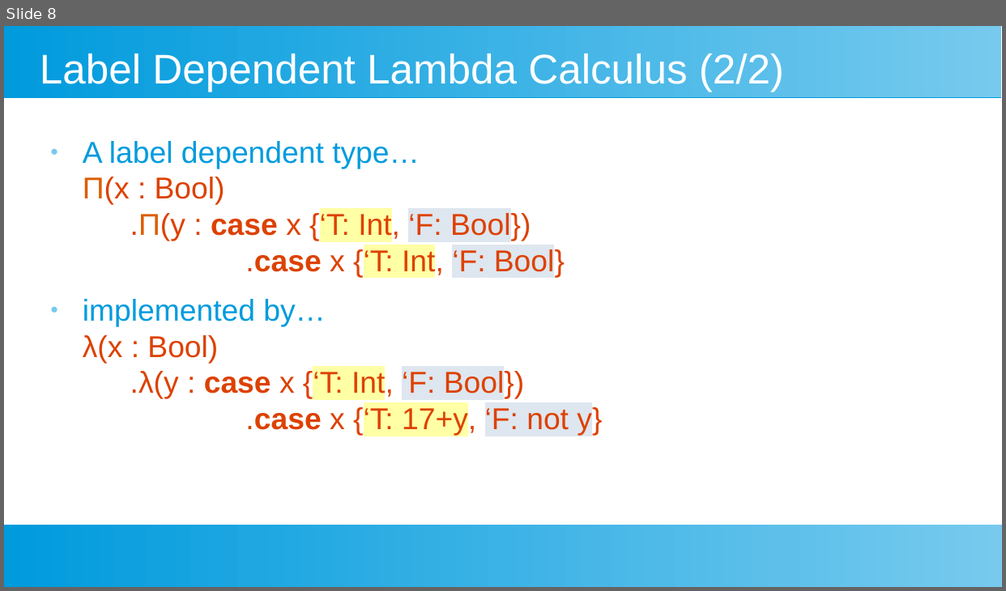
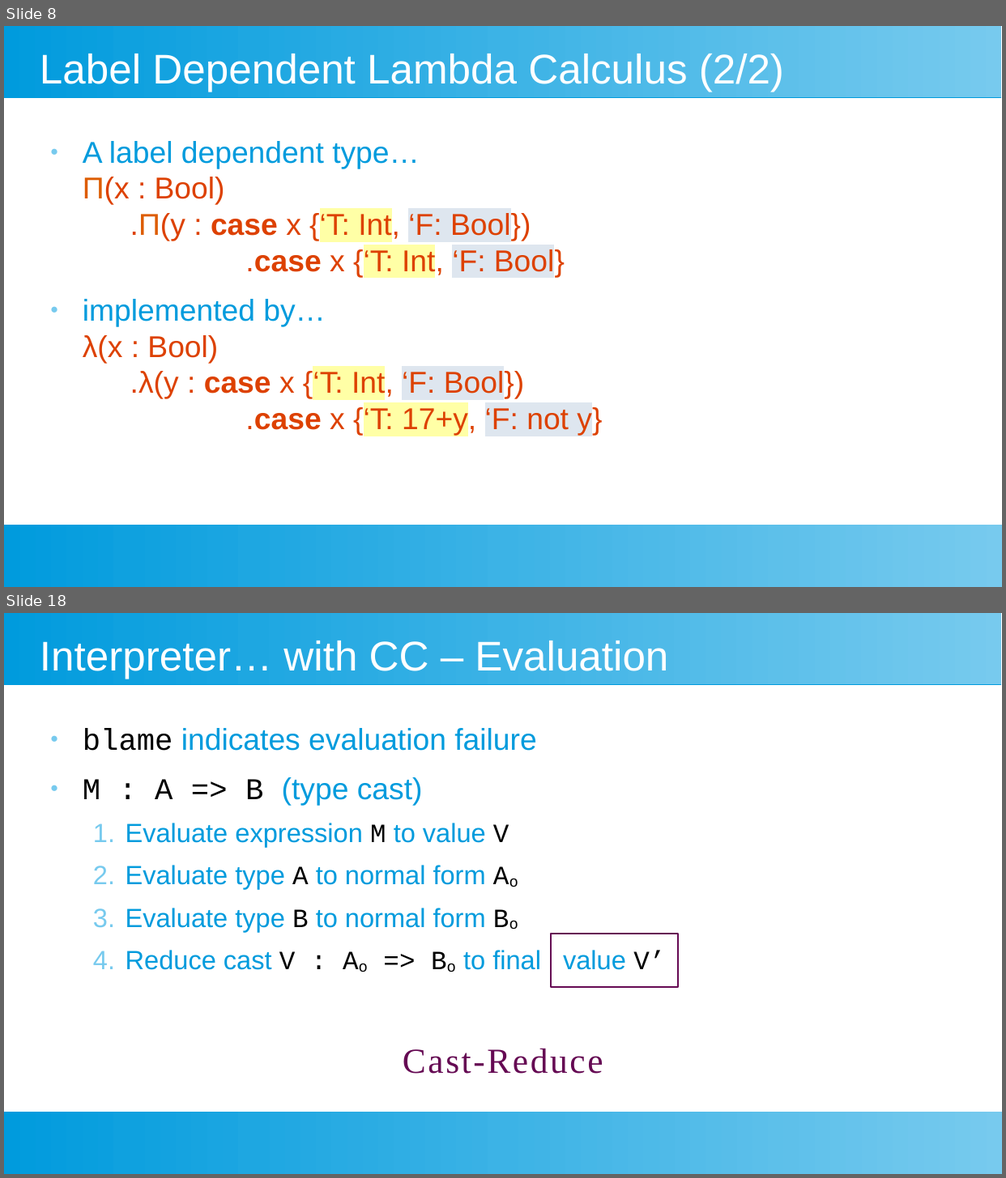
Before and after one commit to leyhline/mastersthesis, a slide deck: presentation.odp. Shown one above the other, each under a label of ours: slide 8 before the commit, slides 8 and 18 after it; the slides between them are not shown. The pictures are 1006x591 and 1006x1178 pixels, drawn with LibreOffice and Linux fonts; fonts in the diff are those of the drawing. Boxes give left, top, right and bottom in pixels: in the first picture for what was removed or moved away, otherwise in the second. Text is boxed around its words. In the diff, an @@ line names an element or a change of style, - is before the commit and + after.

```diff
--- a/presentation.odp
+++ b/presentation.odp
@@ slide 18 added at [4,613,1002,1174], background #FFFFFF; not listed: 2 template elements that a slide beside it also shows @@
@@ title added at [40,641,668,679], 33 pt, text #FFFFFF @@
+Interpreter… with CC – Evaluation
@@ text added at [83,728,665,1074], 21 pt, text #009BDD @@
+● blame indicates evaluation failure
+● M : A => B (type cast)
+  1. Evaluate expression M to value V
+  2. Evaluate type A to normal form Ao
+  3. Evaluate type B to normal form Bo
+  4. Reduce cast V : Ao => Bo to final value V’
+Cast-Reduce
@@ rectangle added at [551,934,678,987], outline #650953 1.5 pt @@
```
Also in this commit, not shown: 1 slide changed, 11 other slides added.
